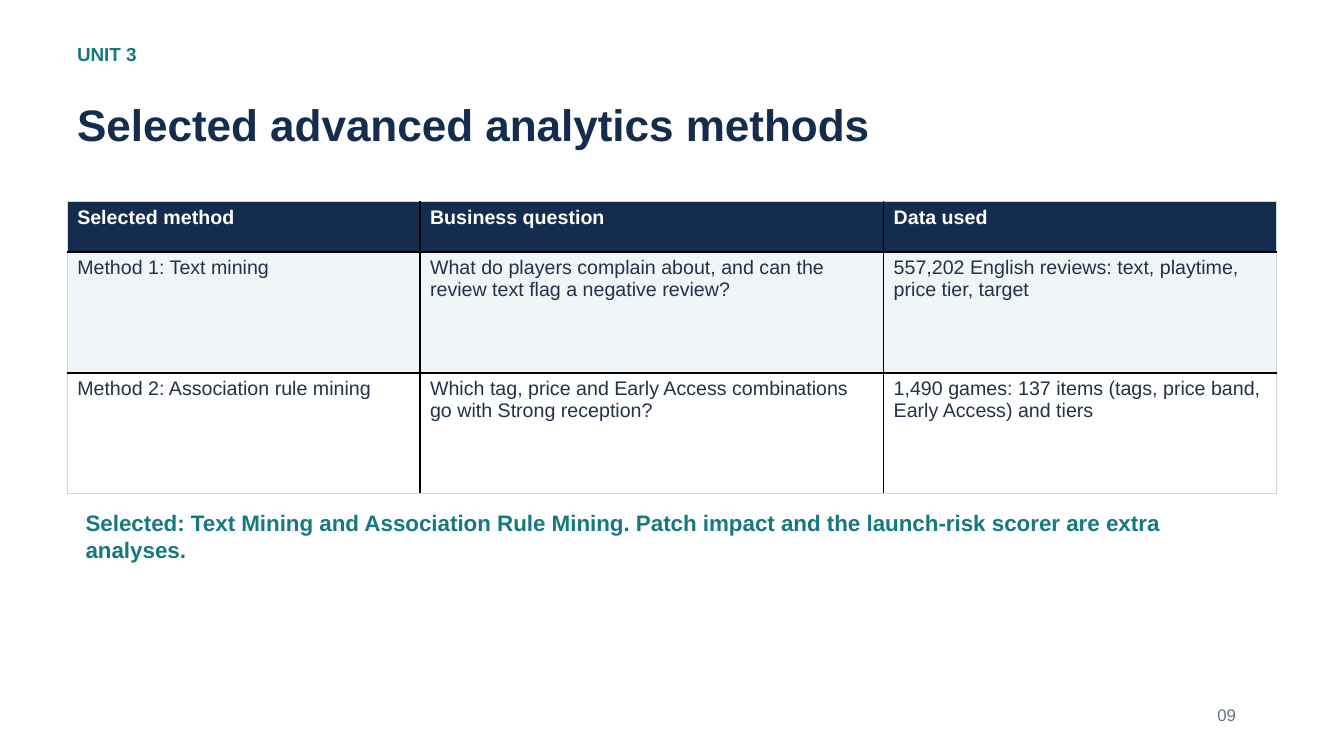
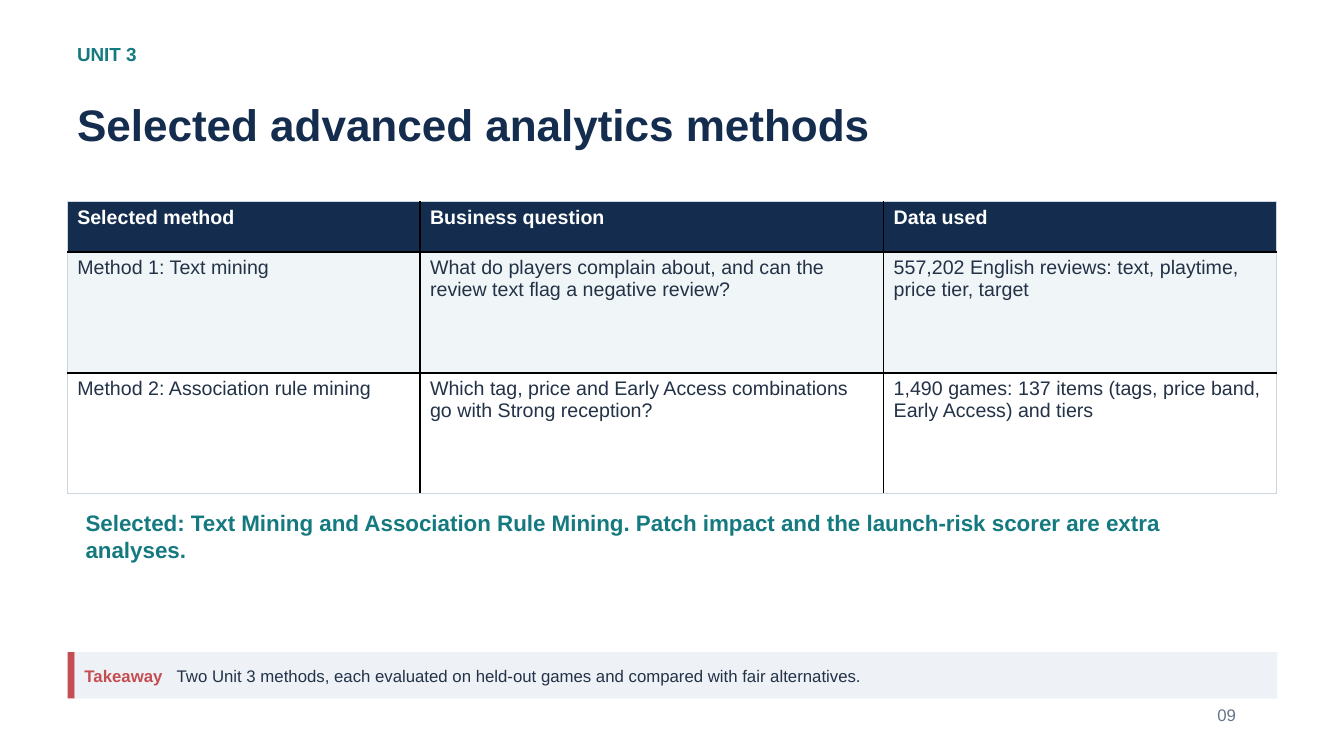
Before and after one commit to Shan713/IndieGuard, a slide deck: slide 9 of slides/review2.pptx. Drawn at 1344x756 pixels with LibreOffice and Linux fonts; fonts in the diff are those of the drawing. Boxes give left, top, right and bottom in pixels: in the first picture for what was removed or moved away, otherwise in the second. Text is boxed around its words. In the diff, an @@ line names an element or a change of style, - is before the commit and + after.

Commit message:
Review 2 slides: Review 1 style explanations and visuals (takeaway strips, method flow diagrams, confusion matrix, rule chart)

```diff
--- a/slides/review2.pptx
+++ b/slides/review2.pptx
@@ rectangle added at bbox=[68, 652, 1277, 699], fill #EEF2F7 @@
@@ rectangle added at bbox=[68, 652, 75, 699], fill #C44E52 @@
@@ rectangle added at bbox=[75, 652, 1277, 699], fill #EEF2F7, 12 pt, text #233247 @@
+Takeaway Two Unit 3 methods, each evaluated on held-out games and compared with fair alternatives.
```
Also in this commit, not shown: 11 other slides changed.
